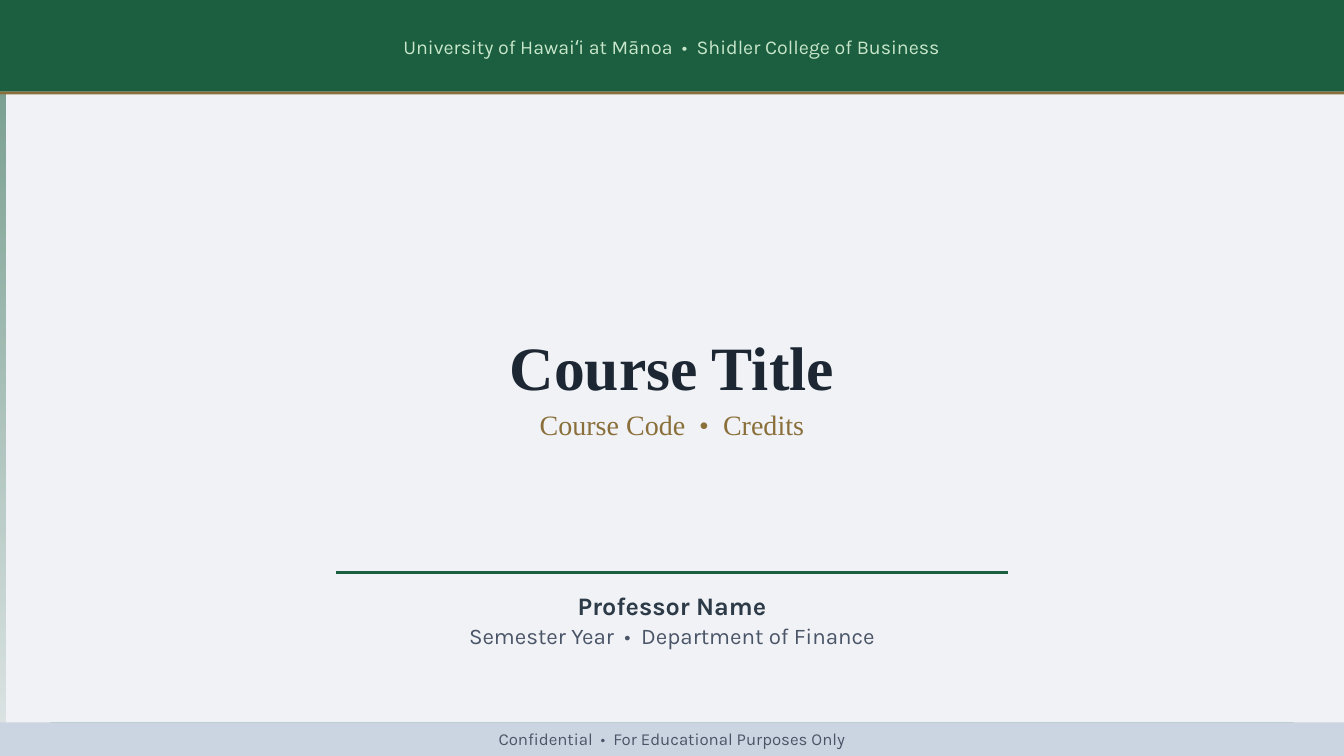
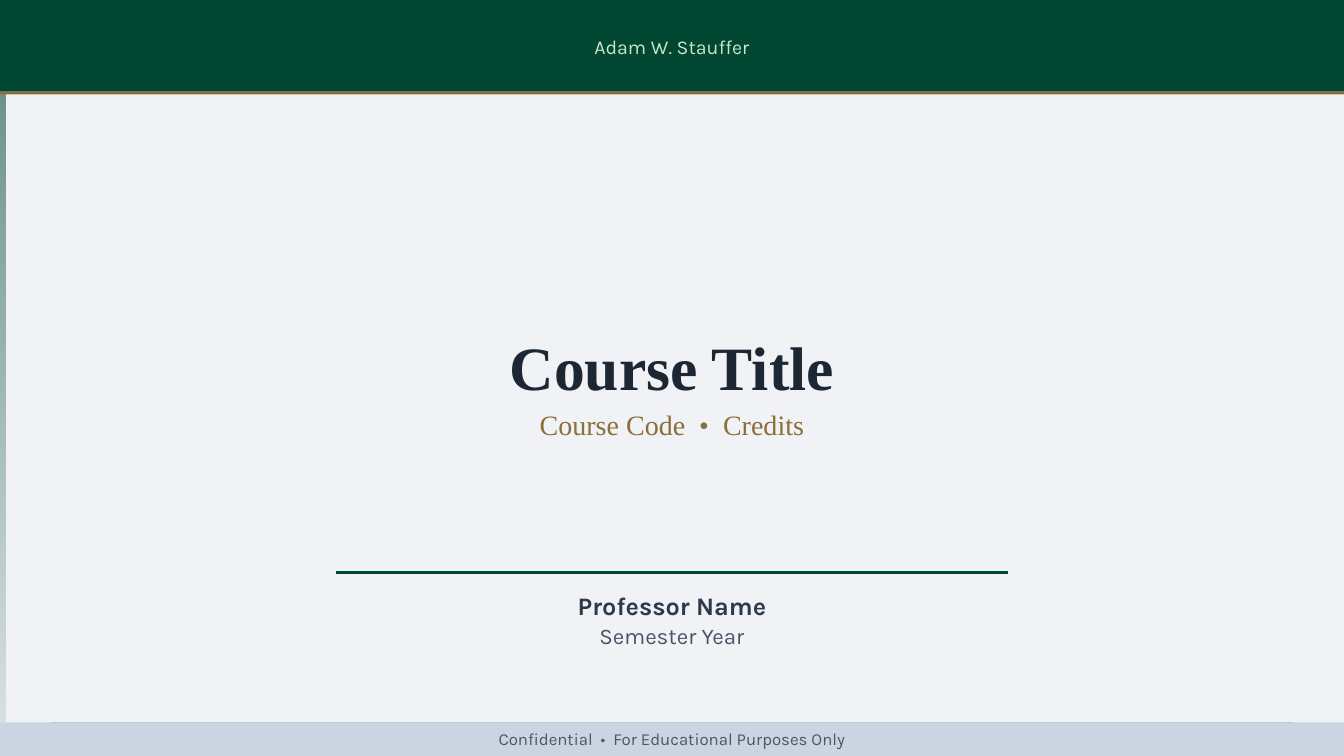
Before and after one commit to adamwstauffer/shidler, a slide deck: slide 1 of docs/_branding/templates/shidler-finance-light.pptx. Drawn at 1344x756 pixels with LibreOffice and Linux fonts; fonts in the diff are those of the drawing. Boxes give left, top, right and bottom in pixels: in the first picture for what was removed or moved away, otherwise in the second. Text is boxed around its words. In the diff, an @@ line names an element or a change of style, - is before the commit and + after.

```diff
--- a/docs/_branding/templates/shidler-finance-light.pptx
+++ b/docs/_branding/templates/shidler-finance-light.pptx
@@ rectangle at [0,0,1344,92]: fill #1B5E40 to #024731 @@
@@ text at [594,40,750,54]: text changed @@
-University of Hawaiʻi at Mānoa • Shidler College of Business
+Adam W. Stauffer
@@ rectangle at [336,572,1008,575]: fill #1B5E40 to #024731 @@
@@ text at [599,629,745,644]: text changed @@
-Semester Year • Department of Finance
+Semester Year
```
Also in this commit, not shown: 4 other slides changed, 8 other files.
